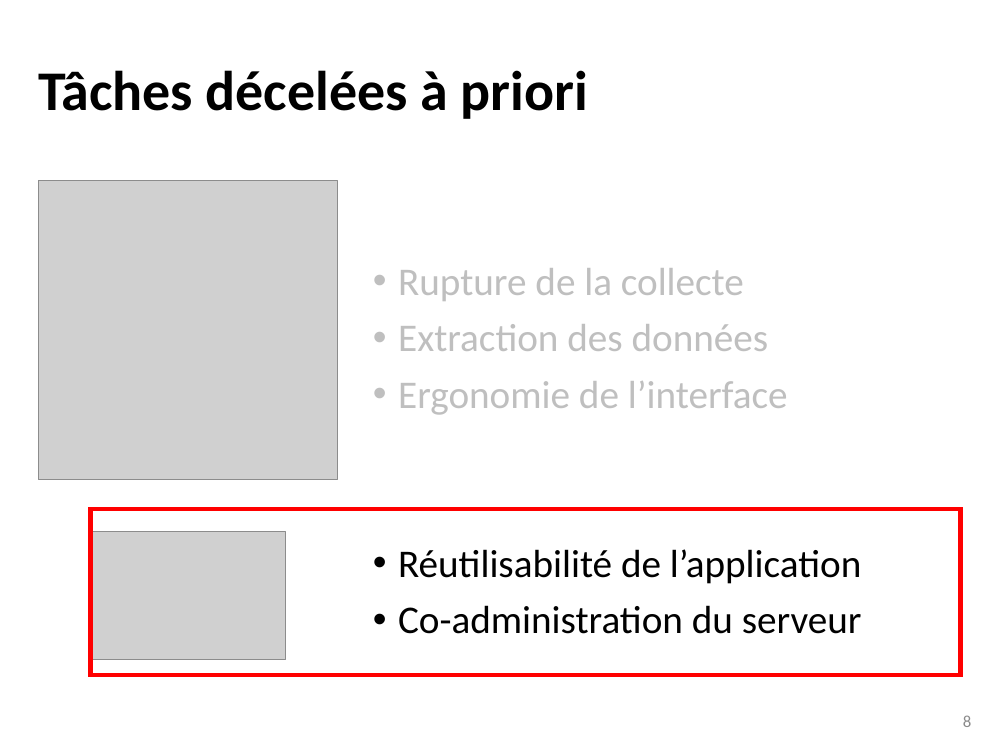
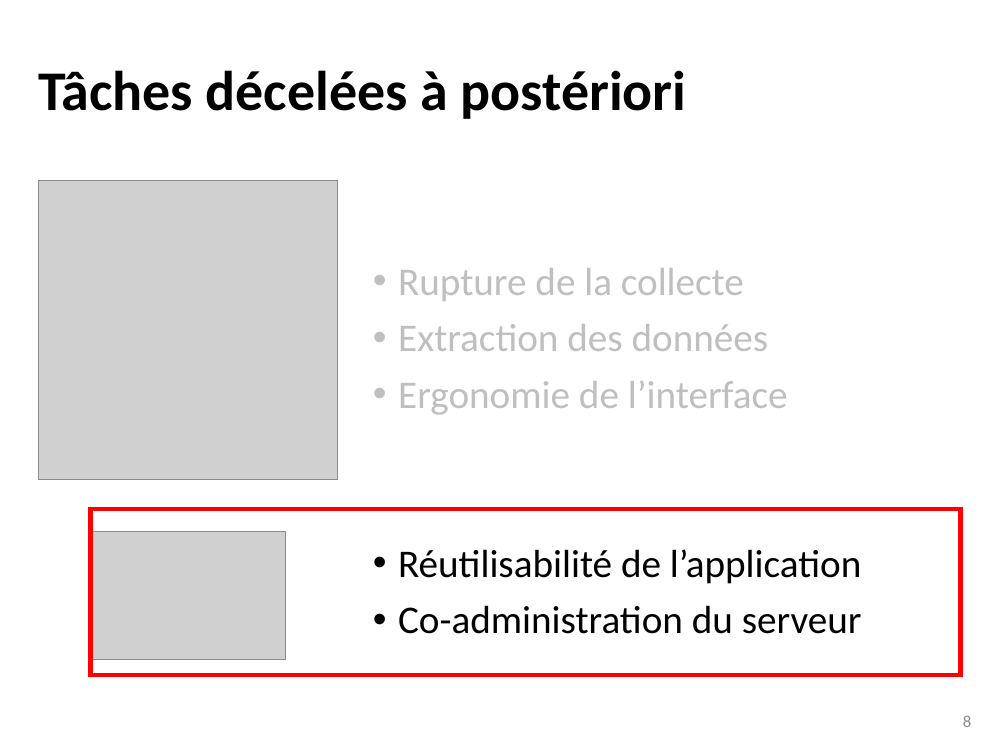
Before and after one commit to dosi-slides/2015_12_geomedia, a slide deck: slide 8 of slides.pptx. Drawn at 1008x756 pixels with LibreOffice and Linux fonts; fonts in the diff are those of the drawing; grey boxes stand for pictures. Boxes give left, top, right and bottom in pixels: in the first picture for what was removed or moved away, otherwise in the second. Text is boxed around its words. In the diff, an @@ line names an element or a change of style, - is before the commit and + after.

```diff
--- a/slides.pptx
+++ b/slides.pptx
@@ title at bbox=[38, 70, 687, 119]: text changed @@
-Tâches décelées à priori
+Tâches décelées à postériori
```
Also in this commit, not shown: 2 other slides changed, 2 slides added.
